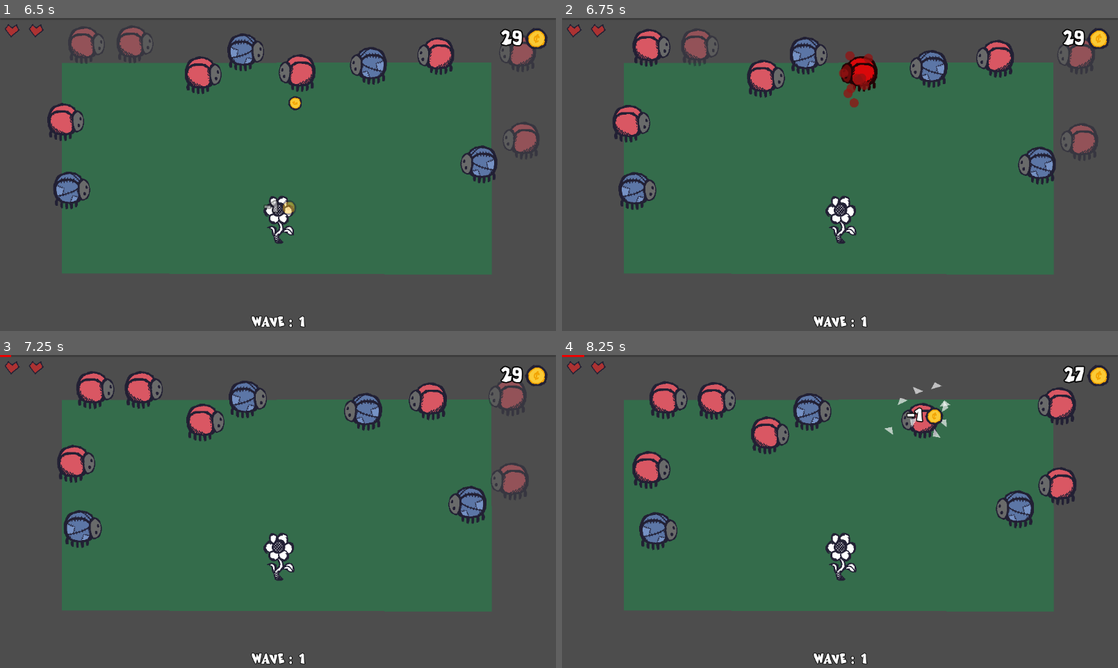
Above: before the commit, frames 1-4 (two rows, left to right).
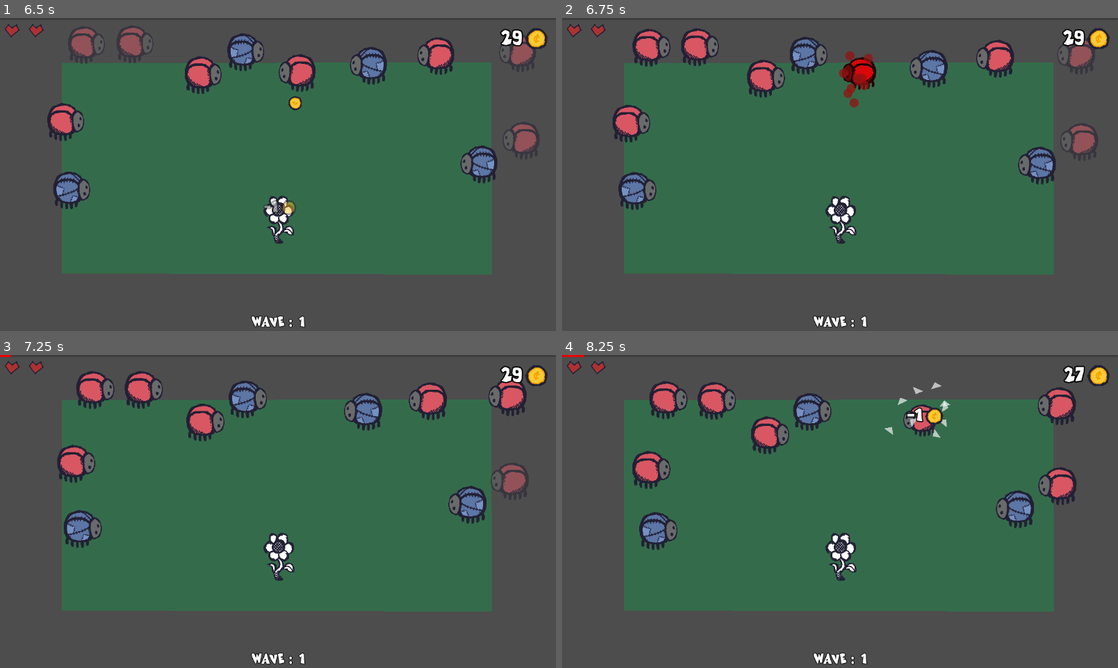
Above: after the commit, the same moments.

Repository: sh1ft15/secret
Game: Godot game, scene res://scenes/main.tscn
Same seed, same stepped clock (60 frames per second), same inputs: the game is played once before the commit and once after it.
Inputs (mouse positions are in pixels of both pictures, inside the frame that each line leads up to):
- Up to frame 1 (6.5 s): move the mouse to (400, 158) at 0.52 s; press the mouse at (400, 158) at 0.53 s; move the mouse to (166, 190) at 1.27 s; release the mouse at (166, 190) at 1.28 s; click (166, 190) at 1.35 s; move the mouse to (333, 105) at 2.02 s; press the mouse at (333, 105) at 2.03 s; move the mouse to (5, 89) at 2.77 s; release the mouse at (5, 89) at 2.78 s; click (5, 89) at 2.85 s; move the mouse to (22, 180) at 3.52 s; press the mouse at (22, 180) at 3.53 s; move the mouse to (517, 149) at 4.27 s; release the mouse at (517, 149) at 4.28 s; click (517, 149) at 4.35 s; move the mouse to (66, 24) at 5.02 s; press the mouse at (66, 24) at 5.03 s; move the mouse to (533, 133) at 5.77 s; release the mouse at (533, 133) at 5.78 s; click (533, 133) at 5.85 s
- Up to frame 2 (6.75 s): move the mouse to (1079, 49) at 6.52 s; press the mouse at (1079, 49) at 6.53 s
- Up to frame 3 (7.25 s): no input
- Up to frame 4 (8.25 s): move the mouse to (990, 398) at 7.27 s; release the mouse at (990, 398) at 7.28 s; click (990, 398) at 7.35 s; move the mouse to (923, 417) at 8.02 s; press the mouse at (923, 417) at 8.03 s

Frame 1 is identical in both runs. In frame 2, 0.5% of the frame differs, in the area x 22-57%, y 4-24%; in frame 3, 0.3%; in frame 4, 0.2%.

Commit message:
Update gameplay levels

Diff:
--- a/scenes/boss.tscn
+++ b/scenes/boss.tscn
@@ -1,17 +1,77 @@
-[gd_scene load_steps=5 format=3 uid="uid://cnfy3ou4k0wcd"]
+[gd_scene load_steps=9 format=3 uid="uid://cnfy3ou4k0wcd"]
 
 [ext_resource type="Script" path="res://scripts/boss.gd" id="1_hsna3"]
-[ext_resource type="Texture2D" uid="uid://ciwcmo6fxwcdr" path="res://sprites/boss.png" id="1_wavlc"]
-[ext_resource type="Texture2D" uid="uid://c2yoerer2x22u" path="res://sprites/boss_armor_pieces.png" id="2_cuisv"]
+[ext_resource type="Texture2D" uid="uid://b1g37d5c44bbi" path="res://sprites/boss_2-Sheet.png" id="2_qqnib"]
+
+[sub_resource type="Animation" id="Animation_vo1vx"]
+resource_name = "idle"
+
+[sub_resource type="Animation" id="Animation_pmfip"]
+resource_name = "move"
+loop_mode = 1
+tracks/0/type = "value"
+tracks/0/imported = false
+tracks/0/enabled = true
+tracks/0/path = NodePath("Base:scale")
+tracks/0/interp = 1
+tracks/0/loop_wrap = true
+tracks/0/keys = {
+"times": PackedFloat32Array(0, 0.5, 1),
+"transitions": PackedFloat32Array(1, 1, 1),
+"update": 0,
+"values": [Vector2(0.5, 0.5), Vector2(0.45, 0.5), Vector2(0.5, 0.5)]
+}
+
+[sub_resource type="Animation" id="Animation_ubhlq"]
+length = 0.001
+tracks/0/type = "value"
+tracks/0/imported = false
+tracks/0/enabled = true
+tracks/0/path = NodePath("Base:scale")
+tracks/0/interp = 1
+tracks/0/loop_wrap = true
+tracks/0/keys = {
+"times": PackedFloat32Array(0),
+"transitions": PackedFloat32Array(1),
+"update": 0,
+"values": [Vector2(0.5, 0.5)]
+}
+
+[sub_resource type="Animation" id="Animation_8s55h"]
+resource_name = "hurt"
+length = 0.6
+tracks/0/type = "value"
+tracks/0/imported = false
+tracks/0/enabled = true
+tracks/0/path = NodePath("Base:scale")
+tracks/0/interp = 1
+tracks/0/loop_wrap = true
+tracks/0/keys = {
+"times": PackedFloat32Array(0, 0.2, 0.4, 0.6),
+"transitions": PackedFloat32Array(1, 1, 1, 1),
+"update": 0,
+"values": [Vector2(0.5, 0.5), Vector2(0.45, 0.4), Vector2(0.55, 0.55), Vector2(0.5, 0.5)]
+}
+
+[sub_resource type="AnimationLibrary" id="AnimationLibrary_2lep1"]
+_data = {
+"RESET": SubResource("Animation_ubhlq"),
+"hurt": SubResource("Animation_8s55h"),
+"idle": SubResource("Animation_vo1vx"),
+"move": SubResource("Animation_pmfip")
+}
 
 [sub_resource type="CircleShape2D" id="CircleShape2D_kvf84"]
-radius = 60.0
+radius = 39.05
 
 [node name="Boss" type="CharacterBody2D" groups=["boss"]]
 input_pickable = true
 script = ExtResource("1_hsna3")
 
 [node name="Anim" type="AnimationPlayer" parent="."]
+libraries = {
+"": SubResource("AnimationLibrary_2lep1")
+}
 
 [node name="CollisionShape2D" type="CollisionShape2D" parent="."]
 shape = SubResource("CircleShape2D_kvf84")
@@ -22,65 +82,10 @@
 max_speed = 50.0
 
 [node name="Base" type="Sprite2D" parent="."]
-position = Vector2(10, -15)
-scale = Vector2(0.3, 0.3)
-texture = ExtResource("1_wavlc")
-
-[node name="ArmorPieces" type="Node2D" parent="."]
-position = Vector2(10, -15)
-
-[node name="Piece_1" type="Sprite2D" parent="ArmorPieces"]
-scale = Vector2(0.3, 0.3)
-texture = ExtResource("2_cuisv")
-hframes = 9
-
-[node name="Piece_2" type="Sprite2D" parent="ArmorPieces"]
-scale = Vector2(0.3, 0.3)
-texture = ExtResource("2_cuisv")
-hframes = 9
-frame = 1
-
-[node name="Piece_3" type="Sprite2D" parent="ArmorPieces"]
-scale = Vector2(0.3, 0.3)
-texture = ExtResource("2_cuisv")
-hframes = 9
-frame = 2
-
-[node name="Piece_4" type="Sprite2D" parent="ArmorPieces"]
-scale = Vector2(0.3, 0.3)
-texture = ExtResource("2_cuisv")
-hframes = 9
-frame = 3
-
-[node name="Piece_5" type="Sprite2D" parent="ArmorPieces"]
-scale = Vector2(0.3, 0.3)
-texture = ExtResource("2_cuisv")
-hframes = 9
-frame = 4
-
-[node name="Piece_6" type="Sprite2D" parent="ArmorPieces"]
-scale = Vector2(0.3, 0.3)
-texture = ExtResource("2_cuisv")
-hframes = 9
+scale = Vector2(0.5, 0.5)
+texture = ExtResource("2_qqnib")
+hframes = 6
 frame = 5
-
-[node name="Piece_7" type="Sprite2D" parent="ArmorPieces"]
-scale = Vector2(0.3, 0.3)
-texture = ExtResource("2_cuisv")
-hframes = 9
-frame = 6
-
-[node name="Piece_8" type="Sprite2D" parent="ArmorPieces"]
-scale = Vector2(0.3, 0.3)
-texture = ExtResource("2_cuisv")
-hframes = 9
-frame = 7
-
-[node name="Piece_9" type="Sprite2D" parent="ArmorPieces"]
-scale = Vector2(0.3, 0.3)
-texture = ExtResource("2_cuisv")
-hframes = 9
-frame = 8
 
 [connection signal="input_event" from="." to="." method="_on_input_event"]
 [connection signal="velocity_computed" from="NavigationAgent2D" to="." method="_on_navigation_agent_2d_velocity_computed"]
--- a/scenes/enemy.tscn
+++ b/scenes/enemy.tscn
@@ -6,7 +6,7 @@
 [ext_resource type="LabelSettings" uid="uid://bxd4vxtolk6r0" path="res://sprites/char_num_top.tres" id="3_fd8kg"]
 
 [sub_resource type="CircleShape2D" id="CircleShape2D_o6qfb"]
-radius = 39.0512
+radius = 40.0
 
 [sub_resource type="Animation" id="Animation_l36wu"]
 length = 0.001
@@ -49,7 +49,7 @@
 "times": PackedFloat32Array(0, 0.2, 0.4, 0.6),
 "transitions": PackedFloat32Array(1, 1, 1, 1),
 "update": 0,
-"values": [Vector2(0.3, 0.3), Vector2(0.28, 0.28), Vector2(0.32, 0.32), Vector2(0.3, 0.3)]
+"values": [Vector2(0.3, 0.3), Vector2(0.25, 0.25), Vector2(0.32, 0.32), Vector2(0.3, 0.3)]
 }
 
 [sub_resource type="Animation" id="Animation_dd3nl"]
--- a/scripts/boss.gd
+++ b/scripts/boss.gd
@@ -1,6 +1,5 @@
 extends CharacterBody2D
 
-@onready var armor_pieces = $ArmorPieces
 @onready var agent = $NavigationAgent2D
 @onready var sprite = $Base
 @onready var animator = $Anim
@@ -18,13 +17,12 @@
 func _ready() -> void:
 	player = get_tree().get_first_node_in_group('player')
 	max_dist = position.distance_to(player.position)
-	rand_num = armor_pieces.get_child_count() + 1
+	rand_num = 6
 	setVunerable(is_vunerable)
 
 func getNum(): return rand_num
 
 func triggerHit(click = false):
-	print('test')
 	if is_hit or is_death: return
 
 	is_hit = true
@@ -36,21 +34,14 @@
 
 	if damage > 0:
 		rand_num -= damage
+		sprite.frame = max(rand_num - damage, 0)
 
 		if click: get_tree().current_scene.spawnHitRate(position, -1)
 
-		var intact_armor_pieces = armor_pieces.get_children().filter(func(item):
-			return item.visible
-		)
-
-		if intact_armor_pieces.size() > 0:
-			var index = randi_range(0, intact_armor_pieces.size() - 1)
-
-			intact_armor_pieces[index].visible = false
-			get_tree().current_scene.spawnHitParticle(position, 'hit')
-		else:
+		if rand_num <= 0:
 			get_tree().current_scene.spawnHitParticle(position, 'blood')
 			sprite.modulate = Color(1, .1, .1)
+		else: get_tree().current_scene.spawnHitParticle(position, 'hit')
 
 	animator.play('hurt')
 
@@ -66,9 +57,6 @@
 func setVunerable(status):
 	is_vunerable = status
 	sprite.modulate = Color.WHITE if status else Color(1, 1, 1, .5)
-
-	for piece in armor_pieces.get_children():
-		piece.modulate = Color.WHITE if status else Color(1, 1, 1, .5)
 
 func isVunerable(): return is_vunerable
 
@@ -92,8 +80,6 @@
 	velocity = safe_velocity
 	sprite.flip_h = velocity.x < 0
 
-	for piece in armor_pieces.get_children(): piece.flip_h = velocity.x < 0
-
 	animator.play('move' if velocity.length() > 0 else 'idle')
 
 	move_and_slide()
--- a/scripts/main.gd
+++ b/scripts/main.gd
@@ -3,6 +3,7 @@
 @onready var hit_particle_prefab = load("res://scenes/hit_particle.tscn")
 @onready var obstacle_prefab = load("res://scenes/obstacle.tscn")
 @onready var enemy_prefab = load("res://scenes/enemy.tscn")
+@onready var boss_prefab = load("res://scenes/boss.tscn")
 @onready var hit_rate_prefab = load("res://scenes/hit_rate.tscn")
 @onready var nav_region = $NavigationRegion2D
 @onready var game_over_screen = $CanvasLayer/GameOverScreen
@@ -17,8 +18,8 @@
 
 var level = 1
 
-var max_enemies = 300
 var max_active_enemies = 5
+var max_active_bosses = 1
 
 var kills = 0
 var required_kills = 50
@@ -45,6 +46,7 @@
 
 	if kills >= required_kills: showUpgradesScreen()
 
+	# spawn normal enemy
 	var active_enemies = get_tree().get_node_count_in_group('enemy')
 
 	if (active_enemies < max_active_enemies):
@@ -72,8 +74,17 @@
 	enemy.connect('death', onEnemyDeath)
 	enemy.connect('chain_matched', onEnemyChainMatched)
 	add_child(enemy)
+	enemy.init(enemy_cur_armor, enemy_cover_rate)
 
-	enemy.init(enemy_cur_armor, enemy_cover_rate)
+func spawnBoss(area):
+	var rect = area.get_child(0).shape.get_rect()
+	var x = randi_range(rect.position.x, rect.position.x + rect.size.x)
+	var y = randi_range(rect.position.y, rect.position.y + rect.size.y)
+	var random_pos = area.global_position + Vector2(x, y)
+	var boss = boss_prefab.instantiate()
+
+	boss.position = random_pos
+	add_child(boss)
 
 func spawnHitParticle(target_post, type):
 	var hit_particle = hit_particle_prefab.instantiate()
@@ -152,10 +163,14 @@
 	kills_bar.max_value = required_kills
 
 	# every 3rd levels, increase enemy armor
-	if level % 3 == 0: enemy_cur_armor = min(enemy_cur_armor + 1, enemy_max_armor)
+	if level % 3 == 0:
+		enemy_cur_armor = min(enemy_cur_armor + 1, enemy_max_armor)
+		max_active_bosses = 1 if max_active_bosses <= 0 else 0
 
 	# every 6th levels, increase chance for enemy to have cover
-	if level % 6 == 0: enemy_cover_rate = min(enemy_cover_rate + 0.1, 1)
+	if level % 6 == 0:
+		enemy_cover_rate = min(enemy_cover_rate + 0.1, 1)
+		max_active_bosses = min(max_active_bosses + 1, 3)
 
 func _on_restart_pressed() -> void:
 	get_tree().reload_current_scene()
@@ -166,6 +181,15 @@
 
 	max_active_enemies = min(max_active_enemies + 5, 20)
 
+	# spawn occasional bosses
+	var active_bosses = get_tree().get_node_count_in_group('boss')
+
+	if (randf() <= .5 && active_bosses < max_active_bosses):
+		var spawn_points = get_tree().get_nodes_in_group('spawn_point')
+
+		for i in max_active_bosses:
+			spawnBoss(spawn_points[randi_range(0, spawn_points.size() - 1)])
+
 func _on_attack_field_body_entered(body: Node2D) -> void:
 	if body.is_in_group('enemy') or body.is_in_group('boss'):
 		body.setVunerable(true)
Binary file added: sprites/boss_2-Sheet.png
Not shown, added: sprites/boss_2-Sheet.png.import
